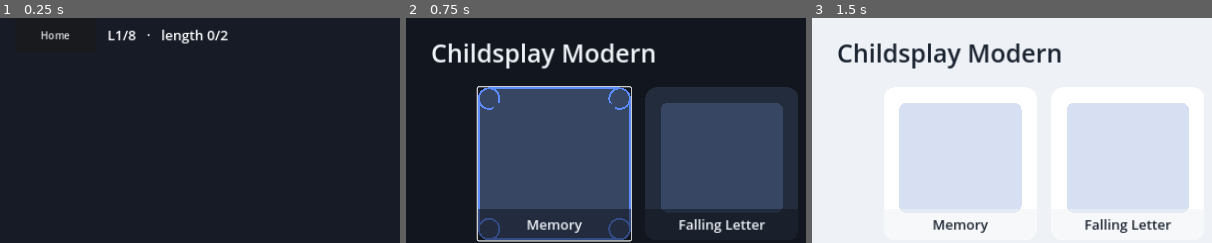
Above: before the commit, frames 1-3 (left to right).
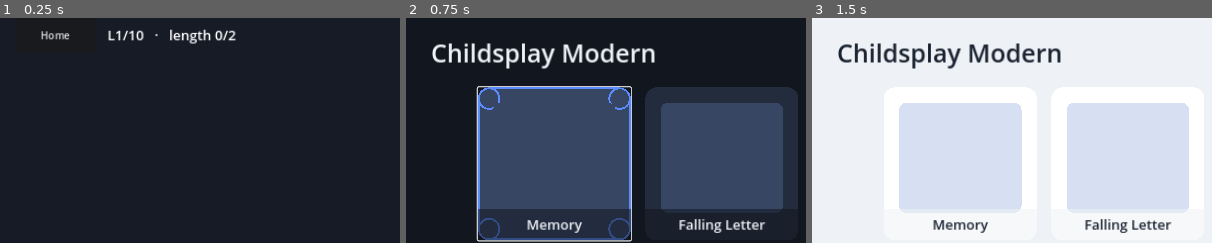
Above: after the commit, the same moments.

Repository: hakarune/childsplay-modern
Game: Godot game, scene res://scenes/games/Simon.tscn
Same seed, same stepped clock (60 frames per second), same inputs: the game is played once before the commit and once after it. This scene is started directly instead of the project's main scene.
Inputs:
- Up to frame 1 (0.25 s): no input
- Up to frame 2 (0.75 s): click "Home" at 0.5 s
- Up to frame 3 (1.5 s): click "Theme: Dark" at 1.25 s
The pictures show only the part of the screen within x 0-50%, y 0-50%; the shares and areas given below are measured in that part.

The runs differ from the first frame. In frame 1, 0.8% of the frame differs, in the area x 32-59%, y 4-12%; in frame 2, nothing differs; in frame 3, nothing differs.

Commit message:
Simon: 8 → 10 levels, sequence length 2 → 11 (§H.2)
Co-Authored-By: Claude Sonnet 5 <noreply@anthropic.com>
Claude-Session: https://claude.ai/code/session_015Wm5BC3uYpbUAbvCJWRC9u

Diff:
--- a/desktop-godot/scripts/games/Simon.gd
+++ b/desktop-godot/scripts/games/Simon.gd
@@ -1,11 +1,11 @@
 extends Control
-## Simon — repeat the growing colour-and-tone sequence. Six levels; the
-## target length grows 2 → 7. A wrong tap just replays the same sequence
+## Simon — repeat the growing colour-and-tone sequence. Ten levels; the
+## target length grows 2 → 11. A wrong tap just replays the same sequence
 ## (no lives, no game-over) — only forward progress.
 
 const MAIN_MENU := "res://scenes/MainMenu.tscn"
 const HUD := 56.0
-const TARGETS := [2, 3, 4, 5, 6, 7, 8, 9]
+const TARGETS := [2, 3, 4, 5, 6, 7, 8, 9, 10, 11]
 
 # quadrant colour (on / off) + tone frequency. Order = TL, TR, BL, BR.
 const PADS := [
Not shown, changed: web-canvas/js/games/simon.js
